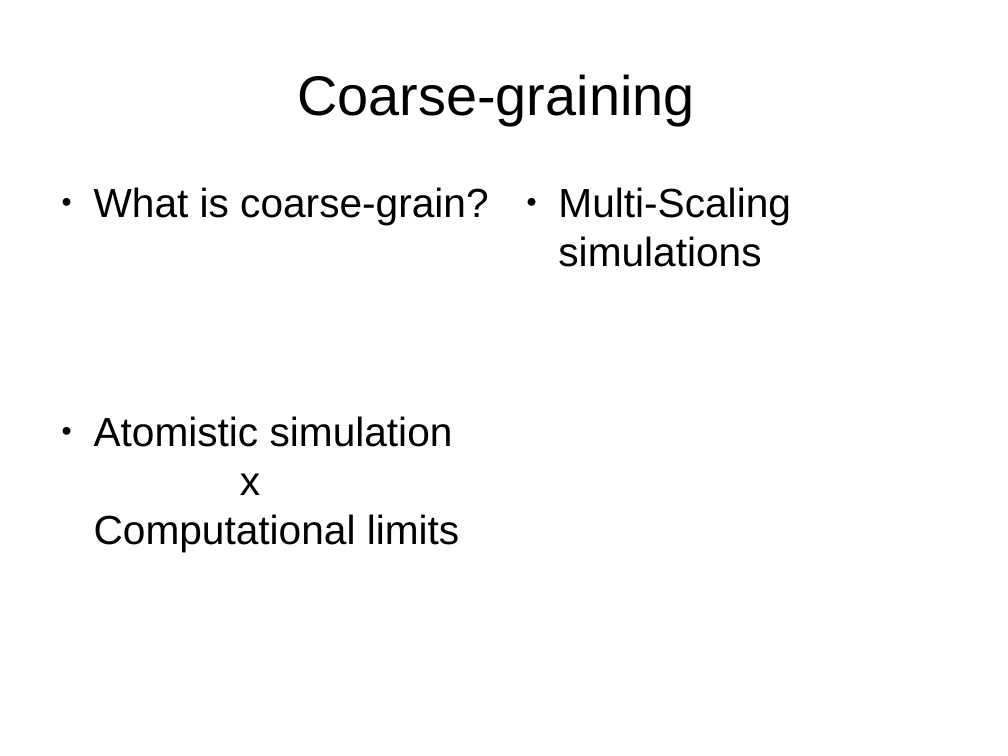
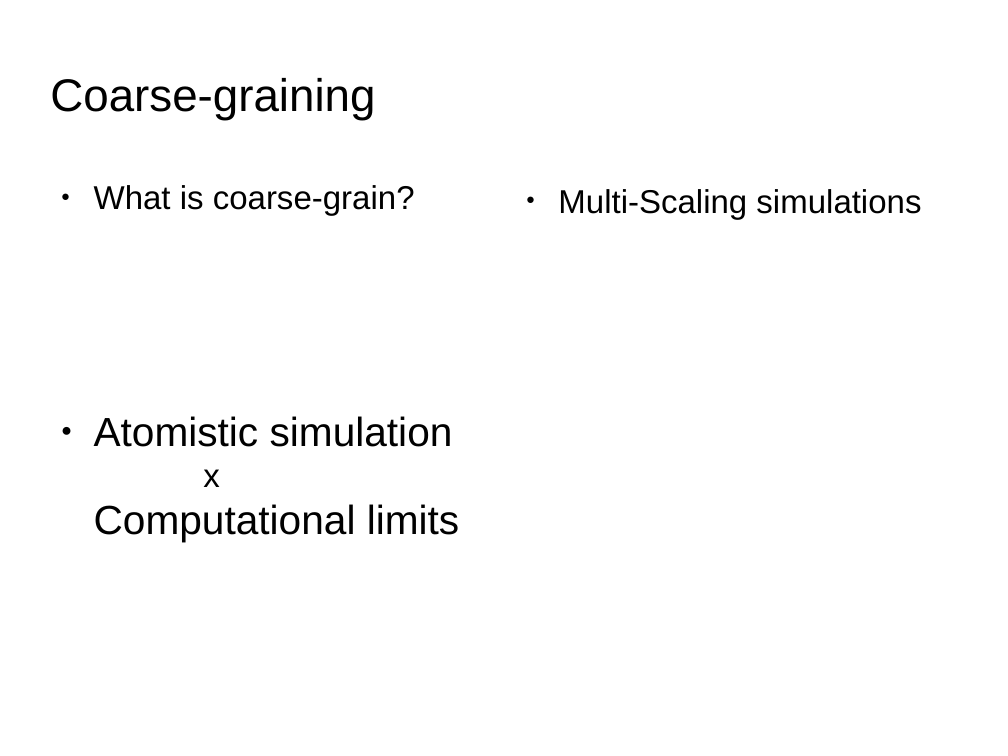
Before and after one commit to acnz/summer-prj, a slide deck: slide 5 of Slides.odp (slide 4 before the commit). Drawn at 1008x756 pixels with LibreOffice and Linux fonts; fonts in the diff are those of the drawing; background and template pictures are left out. Boxes give left, top, right and bottom in pixels: in the first picture for what was removed or moved away, otherwise in the second. Text is boxed around its words. In the diff, an @@ line names an element or a change of style, - is before the commit and + after.

```diff
--- a/Slides.odp
+++ b/Slides.odp
@@ title "Coarse-graining": place and size @@
-title "Coarse-graining" at (297,74,694,125)
+title "Coarse-graining" at (50,78,375,121)
@@ title "Coarse-graining" at (50,78,375,121): size 44 to 36 pt; alignment centre to left @@
@@ text "What is coarse-grain?" at (94,185,415,216): size 32 to 26 pt @@
@@ text "Multi-Scaling simulations" at (558,189,921,219): size 32 to 26 pt @@
@@ text "Atomistic simulation x Computational limits" at (94,416,459,542): size 32 to 26 pt in "x" @@
```
Also in this commit, not shown: 9 other slides changed, 1 slide added, 4 other files.
